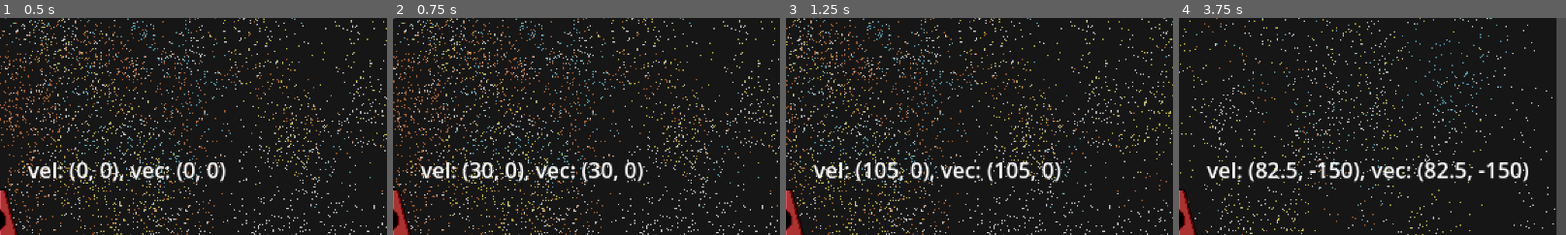
Above: before the commit, frames 1-4 (left to right).
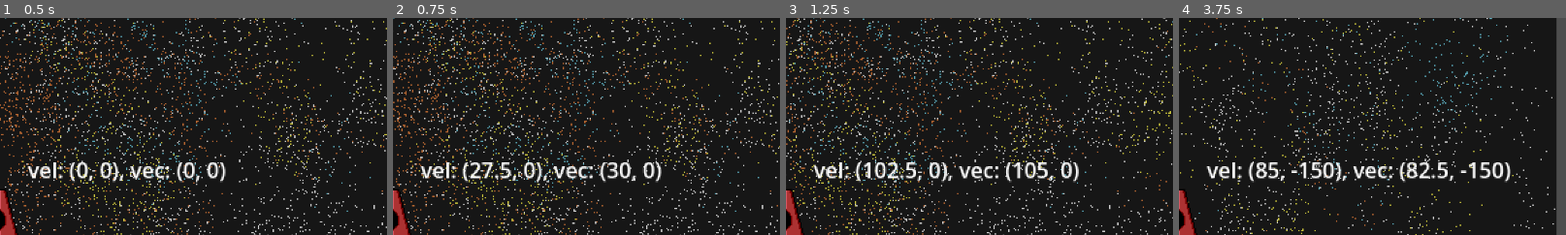
Above: after the commit, the same moments.

Repository: mattporemba/TopDownSpaceHybrid
Game: Godot game, scene res://scenes/sandbox.tscn
Same seed, same stepped clock (60 frames per second), same inputs: the game is played once before the commit and once after it.
Inputs:
- Up to frame 1 (0.5 s): no input
- Up to frame 2 (0.75 s): tap Enter at 0.5 s; hold D (right_strafe) from 0.53 s (still down)
- Up to frame 3 (1.25 s): keep holding D (right_strafe)
- Up to frame 4 (3.75 s): release D (right_strafe) at 1.28 s; hold X (space_brake) 1.28-2.03 s; hold D (right_strafe) 2.03-2.78 s; hold W (forward_thrust) 2.78-3.53 s; hold A (left_strafe) from 3.53 s (still down)
The pictures show only the part of the screen within x 50-100%, y 1-51%; the shares and areas given below are measured in that part.

Frame 1 is identical in both runs. In frame 2, 2.5% of the frame differs, in the area x 19-70%, y 66-76%; in frame 3, 2.4%; in frame 4, 3.3%, in the area x 22-91%, y 66-76%.

Commit message:
Rotation WIP

Diff:
--- a/scripts/ship.gd
+++ b/scripts/ship.gd
@@ -5,8 +5,9 @@
 const REVERSE_THRUST = 100.0
 const STRAFE_THRUST = 150.0
 const MAX_SPEED = 1000.0
+const YAW_SPEED = 100.0
 
-var vector = Vector2(0.0, 0.0)
+var ship_vector = Vector2(0.0, 0.0)
 
 @onready var label = $Label
 
@@ -15,32 +16,39 @@
 	# Godot treats "up" as negative?
 	var y_thrust = Input.get_axis("reverse_thrust", "forward_thrust")
 	if y_thrust && y_thrust > 0.0:
-		print("forward!")
-		vector.y += y_thrust * FORWARD_THRUST * delta * -1.0
+		ship_vector.y += y_thrust * FORWARD_THRUST * delta * -1.0
 	elif y_thrust && y_thrust < 0.0:
-		print("reverse!")
-		vector.y += y_thrust * REVERSE_THRUST * delta * -1.0
+		ship_vector.y += y_thrust * REVERSE_THRUST * delta * -1.0
 
 	var x_thrust = Input.get_axis("left_strafe", "right_strafe")
 	if x_thrust:
-		vector.x += x_thrust * STRAFE_THRUST * delta
+		ship_vector.x += x_thrust * STRAFE_THRUST * delta
 
 	# Handle space braking
 	if Input.is_action_pressed("space_brake"):
-		if vector.x > 0.0:
-			vector.x -= STRAFE_THRUST * delta
-		elif vector.x < 0.0:
-			vector.x += STRAFE_THRUST * delta
-		if vector.y < 0.0:
-			vector.y += REVERSE_THRUST * delta
-			if vector.y > 0.0:
-				vector.y = 0.0
-		elif vector.y > 0.0:
-			vector.y -= FORWARD_THRUST * delta
-			if vector.y < 0.0:
-				vector.y = 0.0
+		if ship_vector.x > 0.0:
+			ship_vector.x -= STRAFE_THRUST * delta
+		elif ship_vector.x < 0.0:
+			ship_vector.x += STRAFE_THRUST * delta
+		if ship_vector.y < 0.0:
+			ship_vector.y += REVERSE_THRUST * delta
+			if ship_vector.y > 0.0:
+				ship_vector.y = 0.0
+		elif ship_vector.y > 0.0:
+			ship_vector.y -= FORWARD_THRUST * delta
+			if ship_vector.y < 0.0:
+				ship_vector.y = 0.0
 
-	velocity = vector
 
+	label.text = "vel: " + str(velocity) + ", vec: " + str(ship_vector)
+
+	# Handle yaw
+	var mouseInput = Input.get_last_mouse_velocity()
+	if mouseInput:
+		if mouseInput.x > 0:
+			rotation_degrees += YAW_SPEED * delta
+		elif mouseInput.x < 0:
+			rotation_degrees -= YAW_SPEED * delta
+
+	velocity = ship_vector.rotated(rotation_degrees)
 	move_and_slide()
-	label.text = "vel: " + str(velocity) + ", vec: " + str(vector)
